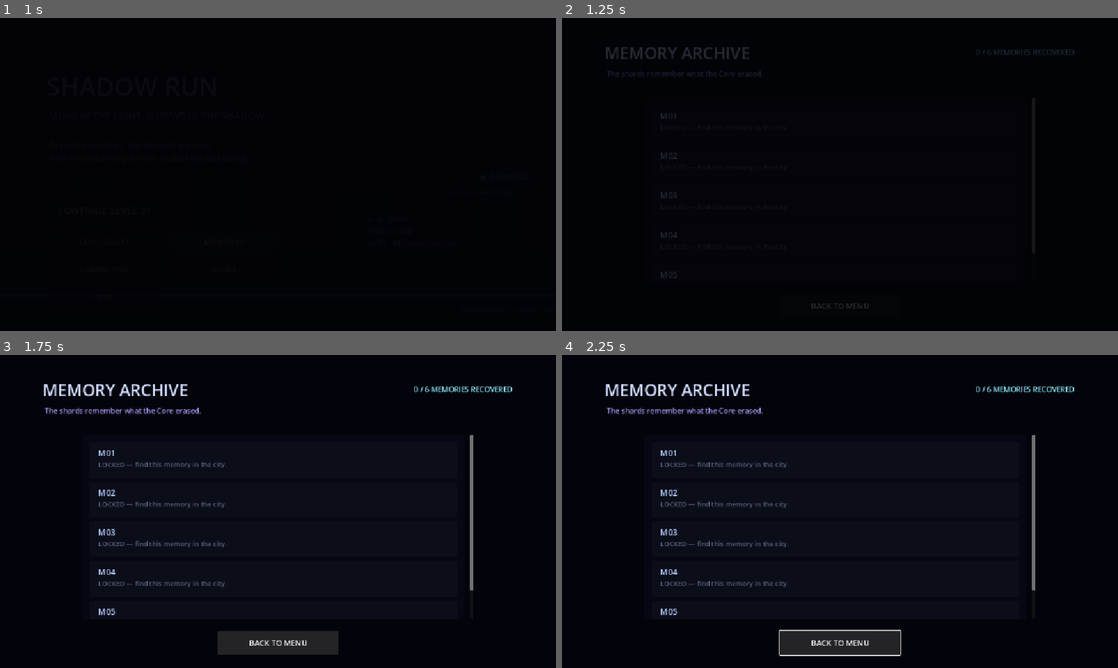
Above: before the commit, frames 1-4 (two rows, left to right).
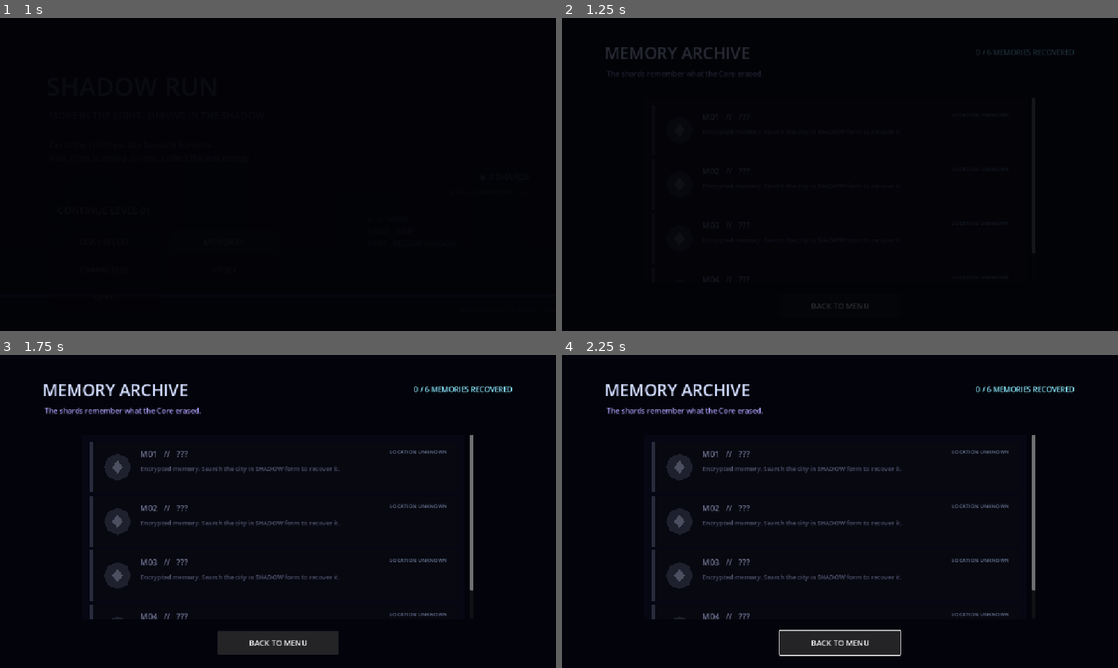
Above: after the commit, the same moments.

Repository: Yass29/shadow-run
Game: Godot game, scene res://main_menu.tscn
The game is run twice, just before and just after one commit, with the same random seed, the same clock (stepped at 60 frames per second) and the same inputs.
Inputs:
- Up to frame 1 (1 s): click "MEMORIES" at 0.5 s
- Up to frame 2 (1.25 s): no input
- Up to frame 3 (1.75 s): click "BACK TO MENU" at 1.25 s
- Up to frame 4 (2.25 s): hold Right (ui_right) from 2.03 s (still down); tap R at 2.1 s

Frame 1 is identical in both runs. In frame 2, 0.1% of the frame differs, in the area x 17-21%, y 30-84%; in frame 3, 2.6%, in the area x 16-81%, y 27-85%; in frame 4, 2.6%.
Error after the commit: Invalid assignment of property or key 'text' with value of type 'String' on a base object of type 'null instance'. (res://memory_archive.gd:93)

Commit message:
Redesign Memory Archive with illustrated lore cards

Diff:
--- a/memory_archive.gd
+++ b/memory_archive.gd
@@ -2,9 +2,19 @@
 
 const MEMORY_ORDER := ["M01", "M02", "M03", "M04", "M05", "M06"]
 
+const MEMORY_META := {
+	"M01": {"title": "INSIDE THE CORE", "level": "RAIN DISTRICT", "accent": Color(0.48, 0.78, 1.0, 1.0)},
+	"M02": {"title": "HUNTER PROTOCOL", "level": "BLACKOUT TOWER", "accent": Color(0.72, 0.48, 1.0, 1.0)},
+	"M03": {"title": "ERASED FIRST", "level": "CORE RUN", "accent": Color(1.0, 0.46, 0.72, 1.0)},
+	"M04": {"title": "NO FEAR", "level": "MEMORY VAULT", "accent": Color(0.42, 0.92, 0.88, 1.0)},
+	"M05": {"title": "THE SHADOW LEARNED", "level": "MEMORY VAULT", "accent": Color(0.64, 0.58, 1.0, 1.0)},
+	"M06": {"title": "FINAL ORDER", "level": "MEMORY VAULT", "accent": Color(1.0, 0.58, 0.68, 1.0)}
+}
+
 func _ready() -> void:
 	$Back.pressed.connect(_back)
 	build_memories()
+	refresh_reward()
 
 func build_memories() -> void:
 	var list: VBoxContainer = $Scroll/Panel/List
@@ -12,33 +22,80 @@
 		child.queue_free()
 
 	for memory_id in MEMORY_ORDER:
-		var card := ColorRect.new()
-		card.custom_minimum_size = Vector2(760, 74)
-		card.color = Color(0.045, 0.05, 0.10, 1.0)
-
-		var title := Label.new()
-		title.position = Vector2(18, 10)
-		title.size = Vector2(210, 26)
-		title.add_theme_font_size_override("font_size", 17)
-		title.add_theme_color_override("font_color", Color(0.72, 0.82, 1.0, 1.0))
-		title.text = memory_id
-		card.add_child(title)
-
-		var body := Label.new()
-		body.position = Vector2(18, 36)
-		body.size = Vector2(720, 28)
-		body.add_theme_font_size_override("font_size", 14)
-		if GameState.unlocked_memories.has(memory_id):
-			body.text = str(GameState.unlocked_memories[memory_id])
-			body.add_theme_color_override("font_color", Color(0.72, 0.72, 0.86, 1.0))
-		else:
-			body.text = "LOCKED — find this memory in the city."
-			body.add_theme_color_override("font_color", Color(0.36, 0.38, 0.50, 1.0))
-		card.add_child(body)
-
-		list.add_child(card)
+		list.add_child(make_memory_card(memory_id))
 
 	$Found.text = "%d / %d MEMORIES RECOVERED" % [GameState.unlocked_memories.size(), MEMORY_ORDER.size()]
 
+func make_memory_card(memory_id: String) -> Control:
+	var meta: Dictionary = MEMORY_META[memory_id]
+	var unlocked := GameState.unlocked_memories.has(memory_id)
+	var accent: Color = meta["accent"]
+
+	var card := ColorRect.new()
+	card.custom_minimum_size = Vector2(760, 104)
+	card.color = Color(0.04, 0.045, 0.095, 1.0) if unlocked else Color(0.028, 0.032, 0.065, 1.0)
+
+	var strip := ColorRect.new()
+	strip.position = Vector2(0, 0)
+	strip.size = Vector2(6, 104)
+	strip.color = accent if unlocked else Color(0.16, 0.17, 0.24, 1.0)
+	card.add_child(strip)
+
+	var icon_bg := Polygon2D.new()
+	icon_bg.position = Vector2(58, 52)
+	icon_bg.polygon = PackedVector2Array([
+		Vector2(0, -28), Vector2(20, -20), Vector2(28, 0), Vector2(20, 20),
+		Vector2(0, 28), Vector2(-20, 20), Vector2(-28, 0), Vector2(-20, -20)
+	])
+	icon_bg.color = Color(accent.r, accent.g, accent.b, 0.22) if unlocked else Color(0.12, 0.13, 0.18, 1.0)
+	card.add_child(icon_bg)
+
+	var icon := Polygon2D.new()
+	icon.position = Vector2(58, 52)
+	icon.polygon = PackedVector2Array([Vector2(0, -14), Vector2(11, 0), Vector2(0, 14), Vector2(-11, 0)])
+	icon.color = accent if unlocked else Color(0.30, 0.31, 0.38, 1.0)
+	card.add_child(icon)
+
+	var title := Label.new()
+	title.position = Vector2(105, 12)
+	title.size = Vector2(420, 26)
+	title.add_theme_font_size_override("font_size", 17)
+	title.add_theme_color_override("font_color", accent if unlocked else Color(0.46, 0.48, 0.60, 1.0))
+	title.text = "%s   //   %s" % [memory_id, str(meta["title"]) if unlocked else "???"]
+	card.add_child(title)
+
+	var location := Label.new()
+	location.position = Vector2(535, 12)
+	location.size = Vector2(205, 24)
+	location.horizontal_alignment = HORIZONTAL_ALIGNMENT_RIGHT
+	location.add_theme_font_size_override("font_size", 11)
+	location.add_theme_color_override("font_color", Color(0.44, 0.50, 0.62, 1.0))
+	location.text = str(meta["level"]) if unlocked else "LOCATION UNKNOWN"
+	card.add_child(location)
+
+	var body := Label.new()
+	body.position = Vector2(105, 46)
+	body.size = Vector2(635, 48)
+	body.add_theme_font_size_override("font_size", 13)
+	body.autowrap_mode = TextServer.AUTOWRAP_WORD_SMART
+	if unlocked:
+		body.text = str(GameState.unlocked_memories[memory_id])
+		body.add_theme_color_override("font_color", Color(0.74, 0.76, 0.88, 1.0))
+	else:
+		body.text = "Encrypted memory. Search the city in SHADOW form to recover it."
+		body.add_theme_color_override("font_color", Color(0.34, 0.35, 0.46, 1.0))
+	card.add_child(body)
+
+	return card
+
+func refresh_reward() -> void:
+	var complete := GameState.unlocked_memories.size() >= MEMORY_ORDER.size()
+	$Reward/Status.text = "UNLOCKED — ECHO SHADOW + 10 ◆" if complete else "RECOVER ALL 6 MEMORIES TO UNLOCK ECHO"
+	$Reward/Status.add_theme_color_override(
+		"font_color",
+		Color(0.48, 1.0, 0.82, 1.0) if complete else Color(0.62, 0.58, 0.82, 1.0)
+	)
+	$Reward/Progress.text = "%d / 6" % GameState.unlocked_memories.size()
+
 func _back() -> void:
 	ScreenTransition.change_scene("res://main_menu.tscn")
